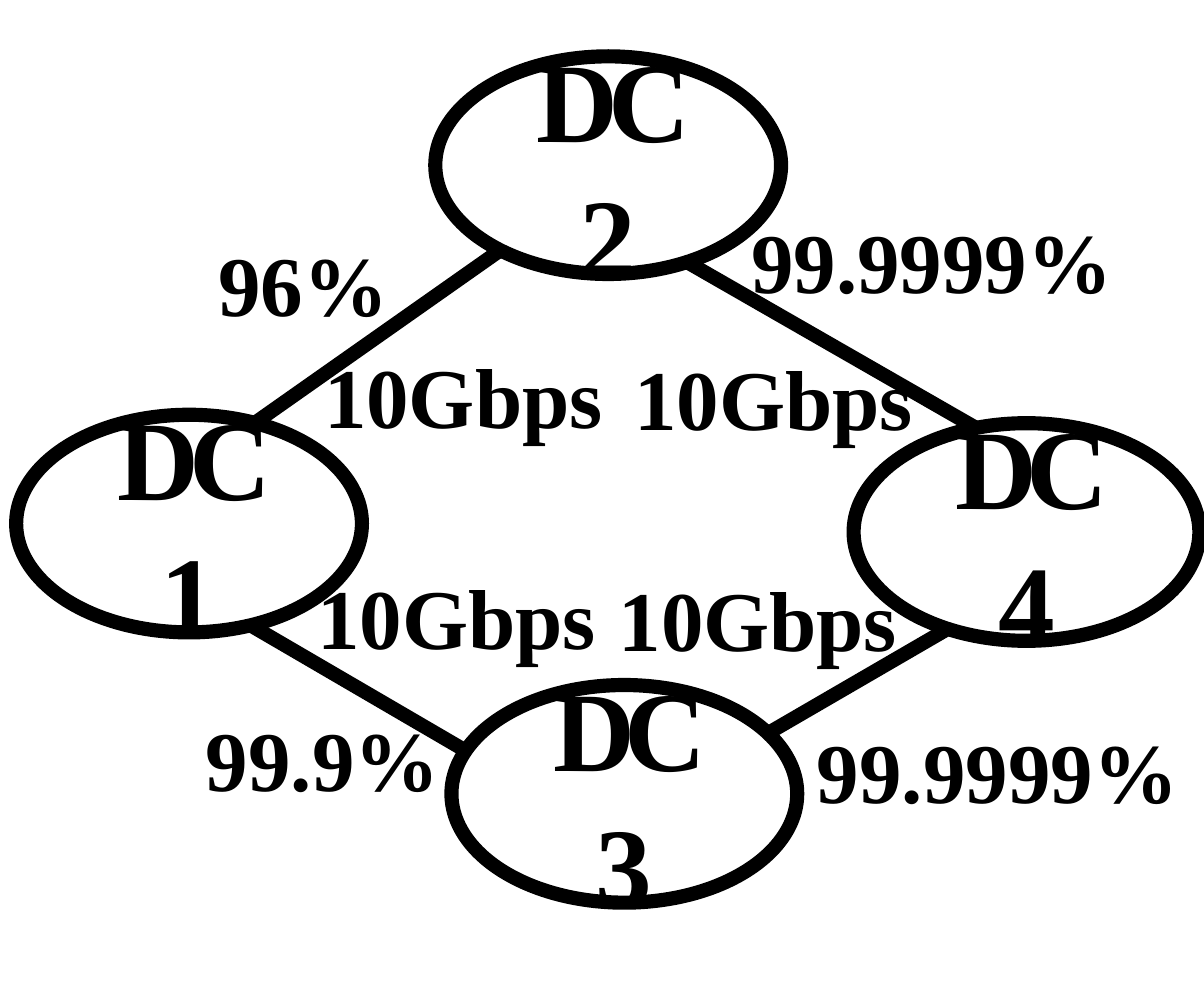
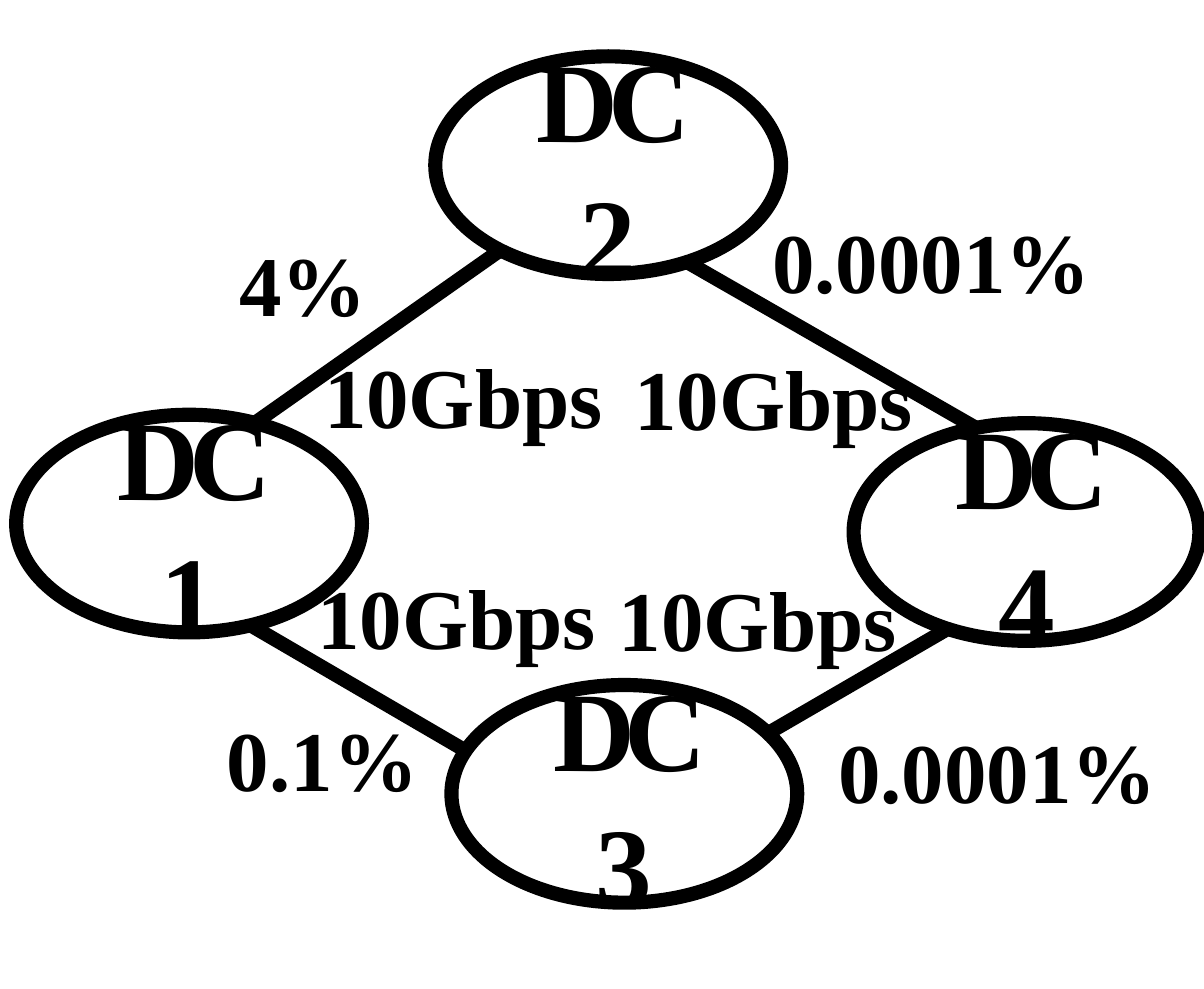
Before and after one commit to TEDAT-team/TEDAT, a slide deck: slide 1 of fig/motivation-link.pptx. Drawn at 1204x989 pixels with LibreOffice and Linux fonts; fonts in the diff are those of the drawing. Boxes give left, top, right and bottom in pixels: in the first picture for what was removed or moved away, otherwise in the second. Text is boxed around its words. In the diff, an @@ line names an element or a change of style, - is before the commit and + after.

```diff
--- a/fig/motivation-link.pptx
+++ b/fig/motivation-link.pptx
@@ text at [772, 236, 1091, 309]: text changed @@
-99.9999%
+0.0001%
@@ text at [239, 259, 366, 317]: text changed @@
-96%
+4%
@@ text at [227, 724, 418, 793]: text changed @@
-99.9%
+0.1%
@@ text at [838, 746, 1157, 805]: text changed @@
-99.9999%
+0.0001%
```
Also in this commit, not shown: 6 other files.
